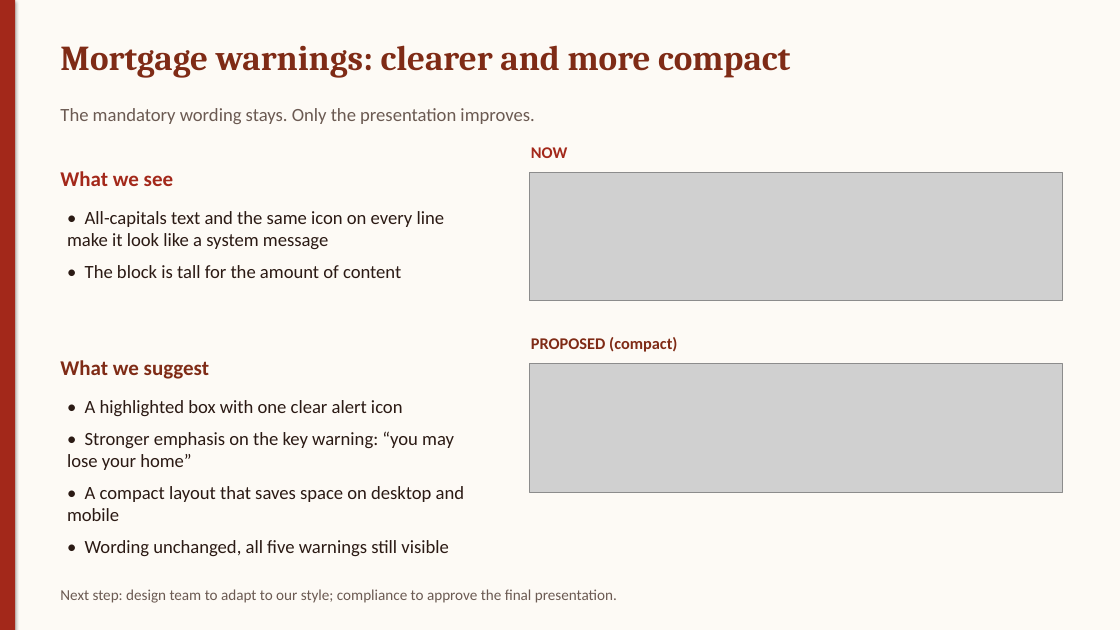
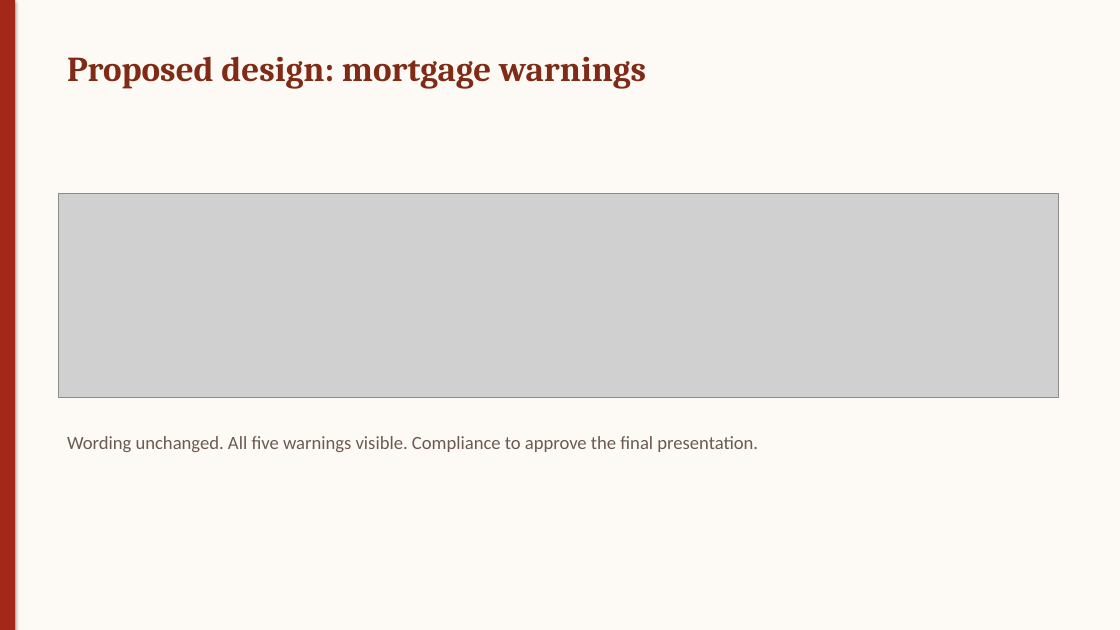
Before and after one commit to poojatirupati21-code/lifegoals-prototype, a slide deck: slide 1 of design/mortgage-warnings-slide.pptx. Drawn at 1120x630 pixels with LibreOffice and Linux fonts; fonts in the diff are those of the drawing; grey boxes stand for pictures. Boxes give left, top, right and bottom in pixels: in the first picture for what was removed or moved away, otherwise in the second. Text is boxed around its words. In the diff, an @@ line names an element or a change of style, - is before the commit and + after.

```diff
--- a/design/mortgage-warnings-slide.pptx
+++ b/design/mortgage-warnings-slide.pptx
@@ text at (x1=67, y1=56, x2=646, y2=88): text changed @@
-Mortgage warnings: clearer and more compact
+Proposed design: mortgage warnings
@@ text removed at (x1=60, y1=108, x2=534, y2=124) @@
-The mandatory wording stays. Only the presentation improves.
@@ text removed at (x1=531, y1=147, x2=567, y2=158) @@
-NOW
@@ text removed at (x1=60, y1=171, x2=173, y2=186) @@
-What we see
@@ picture removed at (x1=529, y1=172, x2=1063, y2=301) @@
@@ picture added at (x1=59, y1=193, x2=1059, y2=398) @@
@@ text removed at (x1=67, y1=211, x2=445, y2=278) @@
-• All-capitals text and the same icon on every line make it look like a system message
-• The block is tall for the amount of content
@@ text removed at (x1=531, y1=337, x2=677, y2=352) @@
-PROPOSED (compact)
@@ text removed at (x1=60, y1=360, x2=209, y2=379) @@
-What we suggest
@@ picture removed at (x1=529, y1=364, x2=1063, y2=492) @@
@@ text removed at (x1=67, y1=400, x2=464, y2=556) @@
-• A highlighted box with one clear alert icon
-• Stronger emphasis on the key warning: “you may lose your home”
-• A compact layout that saves space on desktop and mobile
-• Wording unchanged, all five warnings still visible
@@ text added at (x1=67, y1=436, x2=758, y2=452), 16 pt, text #6B5A52 @@
+Wording unchanged. All five warnings visible. Compliance to approve the final presentation.
@@ text removed at (x1=60, y1=589, x2=617, y2=603) @@
-Next step: design team to adapt to our style; compliance to approve the final presentation.
```
Also in this commit, not shown: 4 other files.
